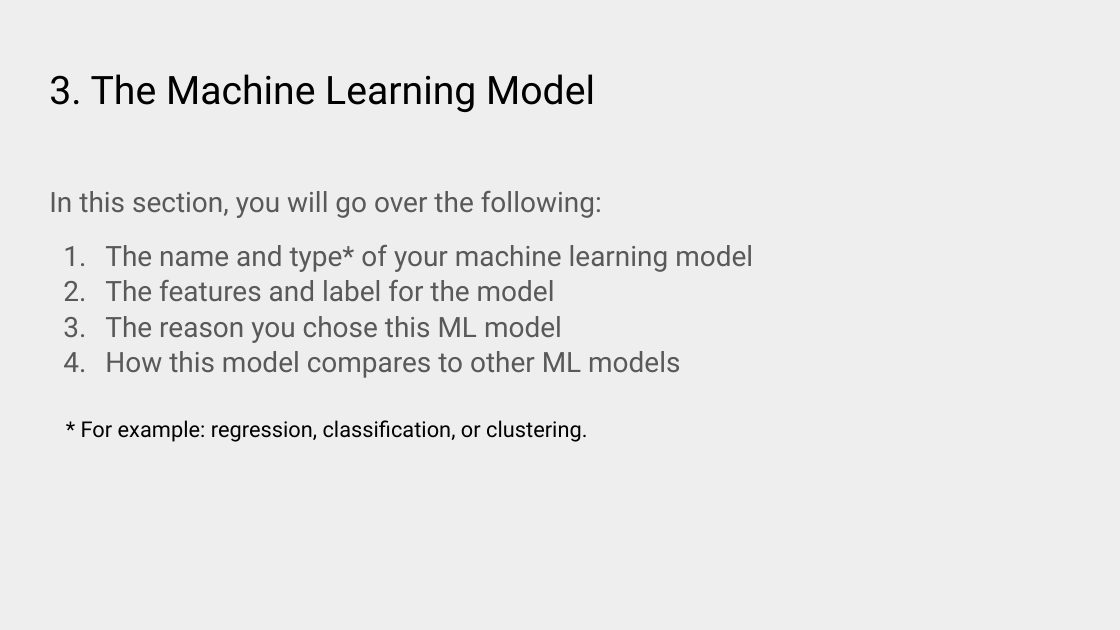
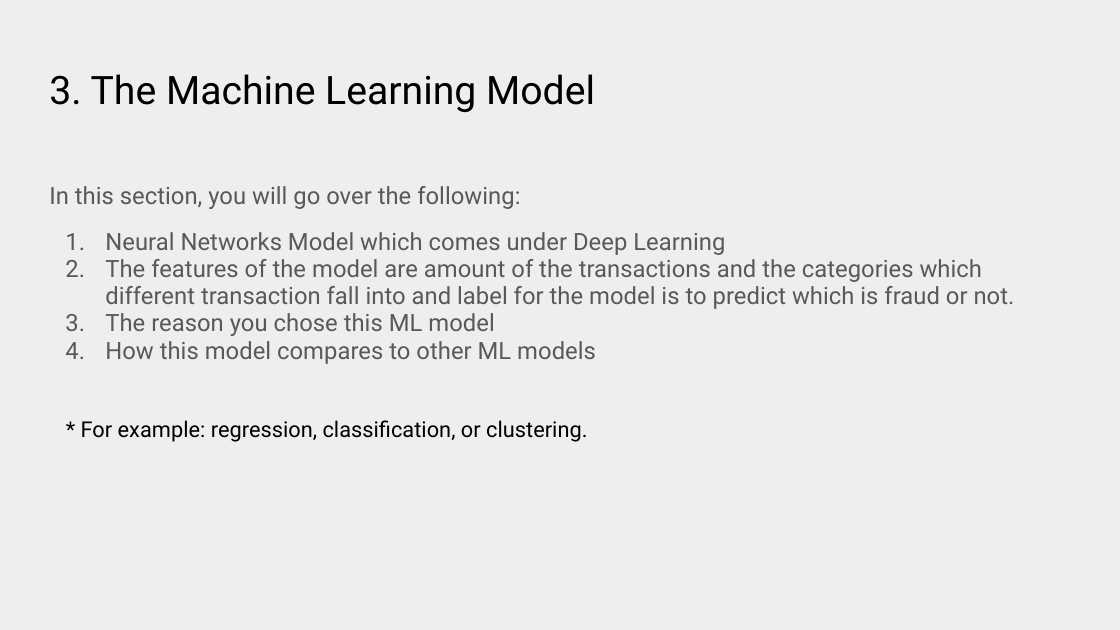
Before and after one commit to Maitha-mo/sampleGuys_final-project_dsml2021, a slide deck: slide 18 of Sample Guys _ Demo Day _ AstroLabs DS ML Bootcamp Oct Nov 2021.pptx (slide 14 before the commit). Drawn at 1120x630 pixels with LibreOffice and Linux fonts; fonts in the diff are those of the drawing. Boxes give left, top, right and bottom in pixels: in the first picture for what was removed or moved away, otherwise in the second. Text is boxed around its words. In the diff, an @@ line names an element or a change of style, - is before the commit and + after.

```diff
--- a/Sample Guys _ Demo Day _ AstroLabs DS ML Bootcamp Oct Nov 2021.pptx
+++ b/Sample Guys _ Demo Day _ AstroLabs DS ML Bootcamp Oct Nov 2021.pptx
@@ text at bbox=[49, 186, 596, 364]: size 18 to 15.3 pt in "In this section, you will go over ...", "The reason you chose this ML model", "How this model compares to other ML ..."; line spacing 1.05 to 0.95; indent changed @@
@@ text at bbox=[105, 232, 1015, 309]: text changed; size 18 to 15.3 pt @@
-1. The name and type* of your machine learning model
-2. The features and label for the model
+1. Neural Networks Model which comes under Deep Learning
+2. The features of the model are amount of the transactions and the categories which different transaction fall into and label for the model is to predict which is fraud or not.
```
Also in this commit, not shown: 4 other slides changed, 8 slides added, 2 slides removed, 1 other file.
